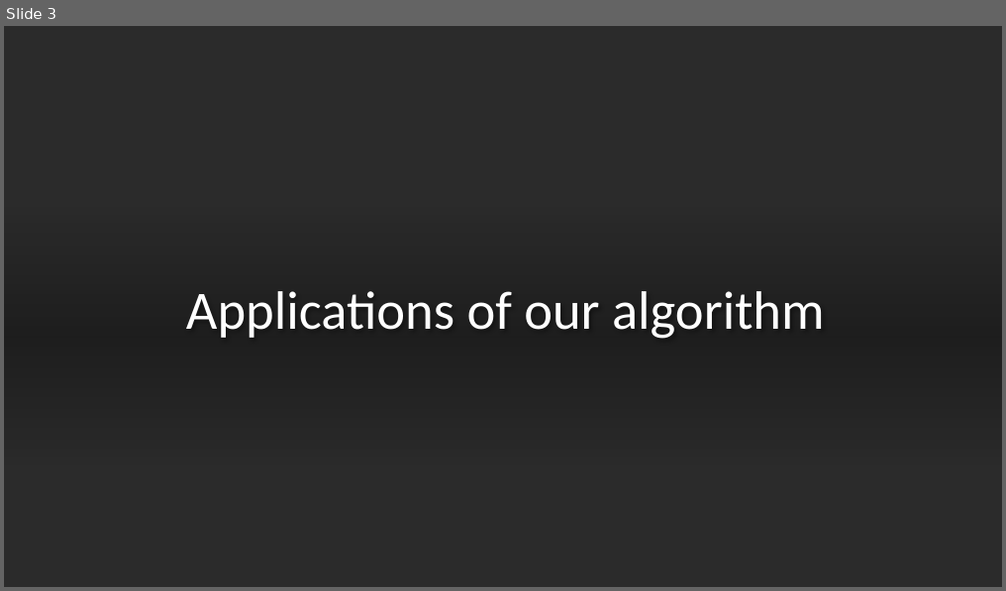
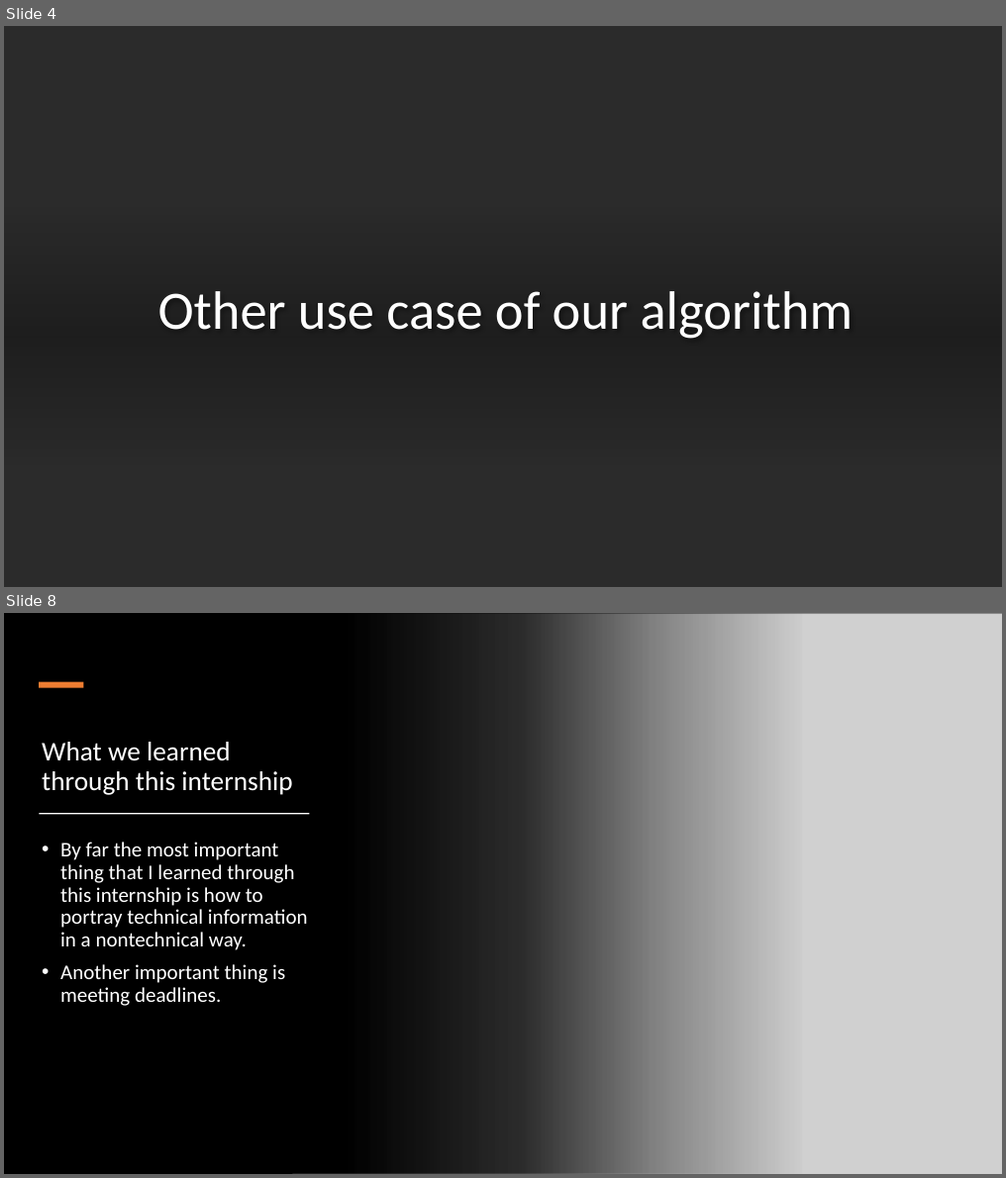
Before and after one commit to Ausaf1996/Ford-motor-company-projects, a slide deck: Ford marketing presentation.pptx. Shown one above the other, each under a label of ours: slide 3 before the commit, slides 4 and 8 after it; the slides between them are not shown. The pictures are 1006x591 and 1006x1178 pixels, drawn with LibreOffice and Linux fonts; fonts in the diff are those of the drawing; grey boxes stand for pictures; background and template pictures are left out; a plain dark background stands for a picture behind light text. Boxes give left, top, right and bottom in pixels: in the first picture for what was removed or moved away, otherwise in the second. Text is boxed around its words. In the diff, an @@ line names an element or a change of style, - is before the commit and + after.

```diff
--- a/Ford marketing presentation.pptx
+++ b/Ford marketing presentation.pptx
@@ slide 8 added at (4,613,1002,1174), background #000000 @@
@@ rectangle added at (4,613,803,1174), fill gradient #000000 @@
@@ picture added at (292,613,1002,1174) @@
@@ rectangle added at (39,682,83,688), fill #ED7D31 @@
@@ title added at (42,742,292,795), 26 pt, text #FFFFFF @@
+What we learned through this internship
@@ rectangle added at (40,813,310,814), fill #FFFFFF @@
@@ text added at (60,842,308,1006), 20 pt, text #FFFFFF @@
+• By far the most important thing that I learned through this internship is how to portray technical information in a nontechnical way.
+• Another important thing is meeting deadlines.
@@ what was slide 3 is now slide 4 @@
@@ slide 4 changed as well @@
@@ title at (158,291,853,339): text changed @@
-Applications of our algorithm
+Other use case of our algorithm
```
Also in this commit, not shown: 4 other slides changed, 2 other slides added, 5 slides removed, 1 other file.
